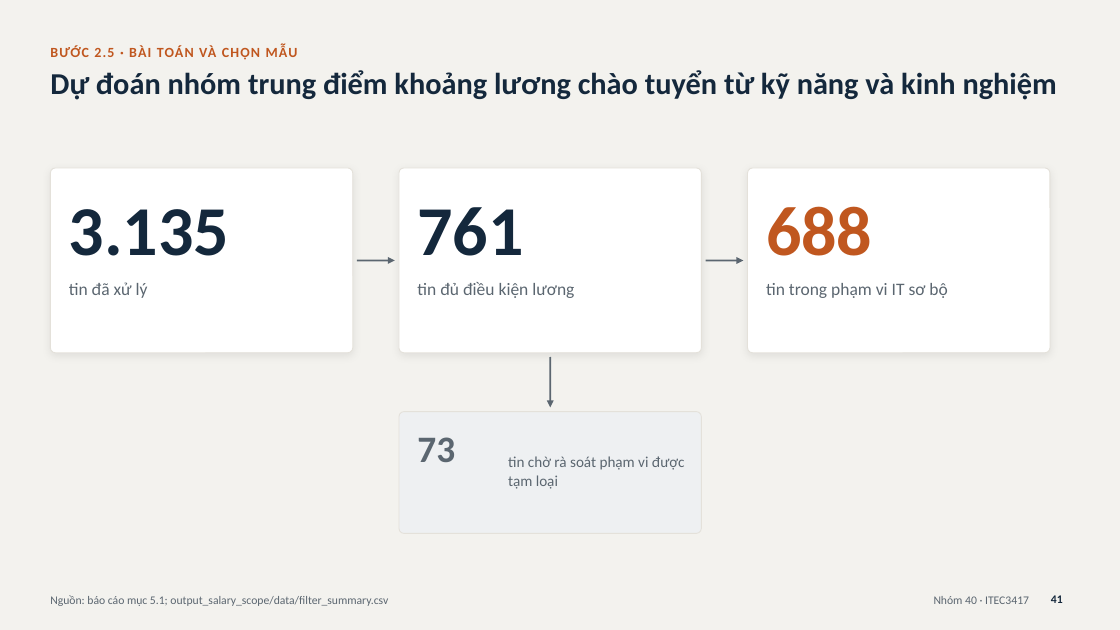
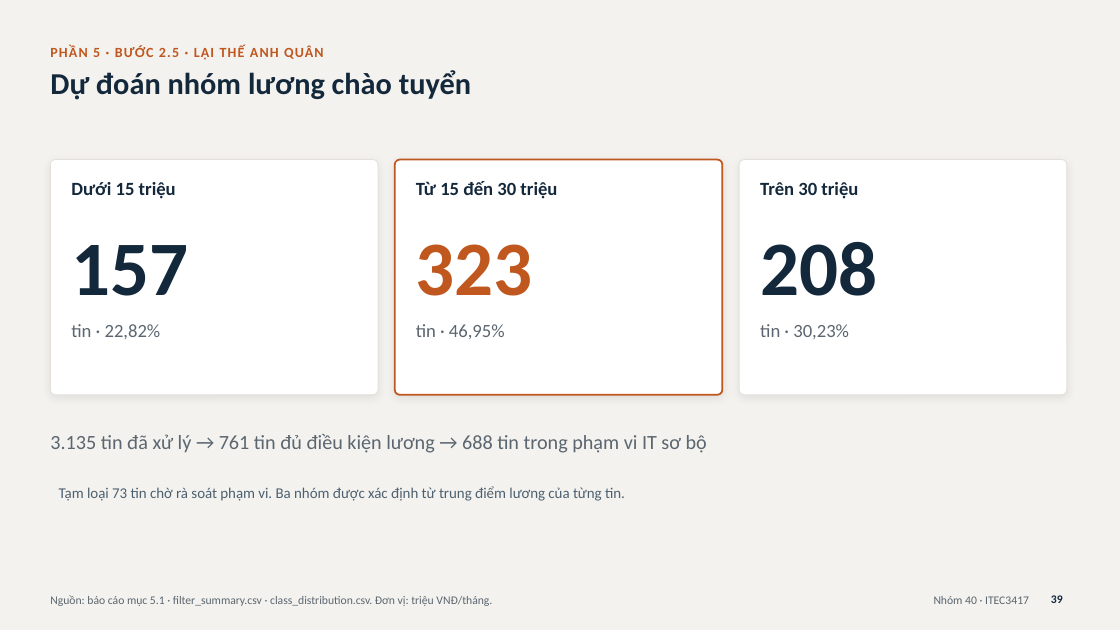
Before and after one commit to Tuan-Nguyen-176/vietnam-it-job-market-analysis, a slide deck: slide 39 of slide thuyet trinh/Nhom40_SlideThuyetTrinh.pptx (slide 41 before the commit). Drawn at 1120x630 pixels with LibreOffice and Linux fonts; fonts in the diff are those of the drawing. Boxes give left, top, right and bottom in pixels: in the first picture for what was removed or moved away, otherwise in the second. Text is boxed around its words. In the diff, an @@ line names an element or a change of style, - is before the commit and + after.

```diff
--- a/slide thuyet trinh/Nhom40_SlideThuyetTrinh.pptx
+++ b/slide thuyet trinh/Nhom40_SlideThuyetTrinh.pptx
@@ text at (x1=50, y1=45, x2=323, y2=60): text changed @@
-BƯỚC 2.5 · BÀI TOÁN VÀ CHỌN MẪU
+PHẦN 5 · BƯỚC 2.5 · LẠI THẾ ANH QUÂN
@@ title at (x1=50, y1=70, x2=471, y2=100): text changed @@
-Dự đoán nhóm trung điểm khoảng lương chào tuyển từ kỹ năng và kinh nghiệm
+Dự đoán nhóm lương chào tuyển
@@ rounded rectangle at (x1=50, y1=160, x2=378, y2=395): proportions changed @@
@@ rounded rectangle resized from (x1=50, y1=168, x2=353, y2=353) to (x1=50, y1=160, x2=378, y2=395) @@
@@ rounded rectangle resized from (x1=399, y1=168, x2=702, y2=353) to (x1=395, y1=160, x2=723, y2=395) @@
@@ rounded rectangle at (x1=395, y1=160, x2=723, y2=395): outline #E4E1DA 0.75 pt to #C0571F 1.5 pt; proportions changed @@
@@ rounded rectangle resized from (x1=748, y1=168, x2=1050, y2=353) to (x1=739, y1=160, x2=1067, y2=395) @@
@@ rounded rectangle at (x1=739, y1=160, x2=1067, y2=395): proportions changed @@
@@ text removed at (x1=69, y1=209, x2=229, y2=256) @@
-3.135
@@ text added at (x1=71, y1=182, x2=176, y2=199), 16 pt, text #14283C, bold @@
+Dưới 15 triệu
@@ text added at (x1=416, y1=181, x2=557, y2=199), 16 pt, text #14283C, bold @@
+Từ 15 đến 30 triệu
@@ text removed at (x1=417, y1=207, x2=523, y2=256) @@
-761
@@ text added at (x1=760, y1=182, x2=858, y2=199), 16 pt, text #14283C, bold @@
+Trên 30 triệu
@@ text removed at (x1=766, y1=206, x2=872, y2=256) @@
-688
@@ text added at (x1=71, y1=245, x2=188, y2=296), 66 pt, text #14283C, bold @@
+157
@@ arrow removed from (357, 260) to (395, 260) @@
@@ text added at (x1=416, y1=244, x2=533, y2=296), 66 pt, text #C0571F, bold @@
+323
@@ arrow removed from (706, 260) to (744, 260) @@
@@ text added at (x1=760, y1=242, x2=877, y2=296), 66 pt, text #14283C, bold @@
+208
@@ text removed at (x1=69, y1=282, x2=148, y2=298) @@
-tin đã xử lý
@@ text removed at (x1=417, y1=282, x2=574, y2=298) @@
-tin đủ điều kiện lương
@@ text removed at (x1=766, y1=283, x2=947, y2=298) @@
-tin trong phạm vi IT sơ bộ
@@ text added at (x1=71, y1=324, x2=161, y2=339), 16 pt, text #5B6670 @@
+tin · 22,82%
@@ text added at (x1=416, y1=324, x2=505, y2=339), 16 pt, text #5B6670 @@
+tin · 46,95%
@@ text added at (x1=760, y1=324, x2=849, y2=339), 16 pt, text #5B6670 @@
+tin · 30,23%
@@ arrow removed from (550, 357) to (550, 408) @@
@@ rounded rectangle removed at (x1=399, y1=412, x2=702, y2=534) @@
@@ text added at (x1=50, y1=434, x2=707, y2=453), 17.2 pt, text #5B6670 @@
+3.135 tin đã xử lý → 761 tin đủ điều kiện lương → 688 tin trong phạm vi IT sơ bộ
@@ text removed at (x1=417, y1=437, x2=455, y2=462) @@
-73
@@ text removed at (x1=508, y1=456, x2=685, y2=489) @@
-tin chờ rà soát phạm vi được tạm loại
@@ text added at (x1=59, y1=486, x2=625, y2=501), 12.8 pt, text #4D6070 @@
+Tạm loại 73 tin chờ rà soát phạm vi. Ba nhóm được xác định từ trung điểm lương của từng tin.
@@ text at (x1=50, y1=595, x2=492, y2=606): text changed @@
-Nguồn: báo cáo mục 5.1; output_salary_scope/data/filter_summary.csv
+Nguồn: báo cáo mục 5.1 · filter_summary.csv · class_distribution.csv. Đơn vị: triệu VNĐ/tháng.
@@ page number at (x1=1051, y1=595, x2=1063, y2=603): text changed @@
-41
+39
```
Also in this commit, not shown: 14 other slides changed, 4 slides removed, 1 other file.
